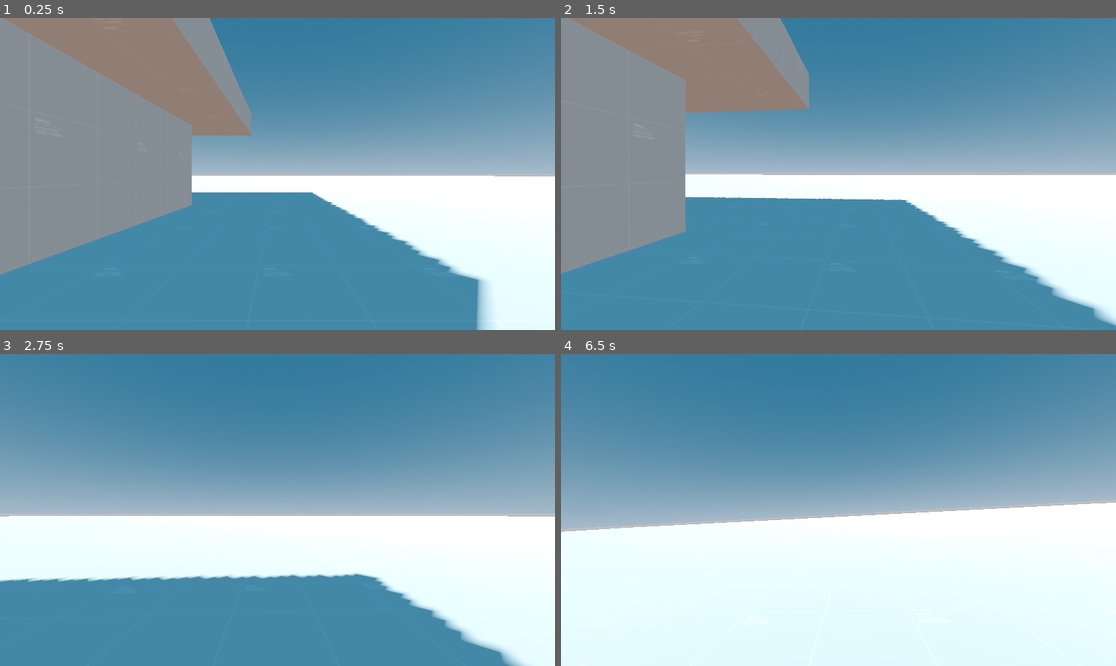
Above: before the commit, frames 1-4 (two rows, left to right).
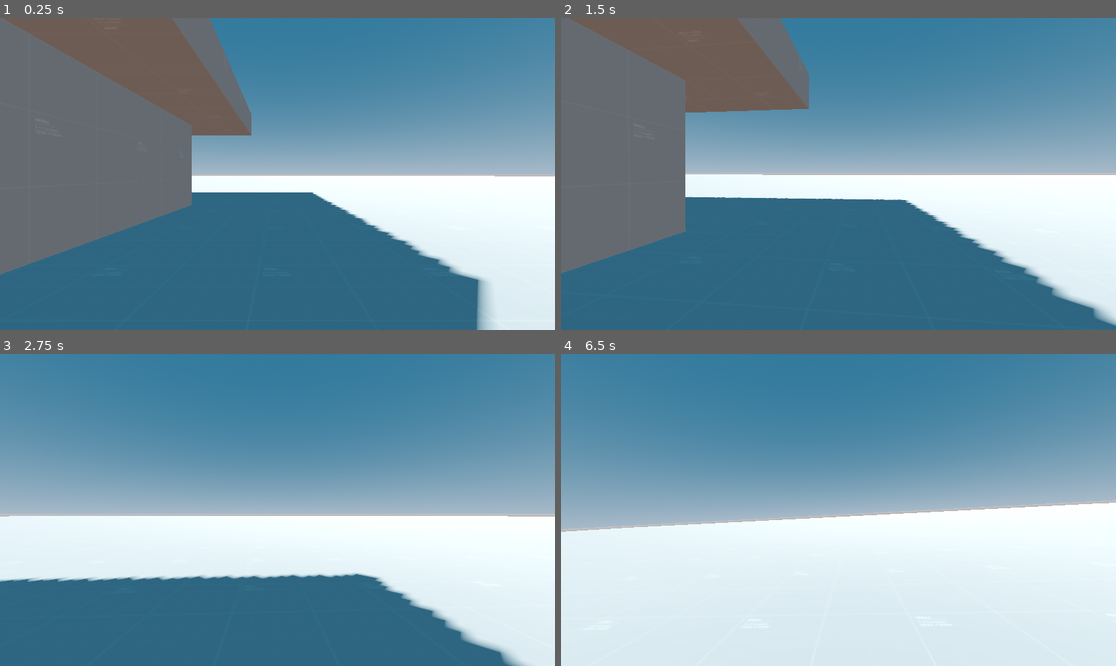
Above: after the commit, the same moments.

Repository: FlexTechDev/Tacticool
Game: Godot game, scene res://scene/testing/mechanics_playground.tscn
Same seed, same stepped clock (60 frames per second), same inputs: the game is played once before the commit and once after it.
Inputs (mouse positions are in pixels of both pictures, inside the frame that each line leads up to):
- Up to frame 1 (0.25 s): no input
- Up to frame 2 (1.5 s): tap Enter at 0.5 s; move the mouse to (866, 174) at 0.52 s; hold Ctrl (prone) 0.53-1.28 s; hold W (up) from 0.53 s (still down); tap Space (jump) at 0.77 s; move the mouse to (810, 174) at 1.27 s; tap C (crouch) at 1.35 s
- Up to frame 3 (2.75 s): keep holding W (up); tap Space (jump) at 1.52 s; tap Ctrl (prone) at 1.55 s; move the mouse to (288, 503) at 2.02 s; hold Ctrl (prone) from 2.03 s (still down)
- Up to frame 4 (6.5 s): move the mouse to (832, 516) at 2.77 s; release Ctrl (prone) at 2.78 s; tap Shift (sprint) at 2.85, 5.85 s; tap Space (jump) at 3.02, 3.77, 4.25, 4.52, 5.75, 6.02 s; tap Ctrl (prone) at 3.05, 4.55, 6.05 s; move the mouse to (877, 513) at 3.52 s; hold Ctrl (prone) 3.53-4.28 s; move the mouse to (794, 506) at 4.27 s; tap C (crouch) at 4.35 s; tap Enter at 5 s; move the mouse to (844, 510) at 5.02 s; hold Ctrl (prone) 5.03-5.78 s; move the mouse to (816, 503) at 5.77 s; release W (up) at 5.78 s; hold D (right) from 5.78 s (still down)

The runs differ from the first frame. In frame 1, 56% of the frame differs, in the area x 0-88%, y 0-100%; in frame 2, 54%; in frame 3, 23%; in frame 4, less than 0.1%.

Commit message:
running settings and ambient lighting changes (no sdfgi)

Diff:
--- a/assets/environment/default_environment.tres
+++ b/assets/environment/default_environment.tres
@@ -14,6 +14,7 @@
 background_mode = 2
 sky = SubResource("Sky_nghrk")
 ambient_light_source = 3
+ambient_light_sky_contribution = 0.5
 reflected_light_source = 2
 tonemap_mode = 1
 sdfgi_use_occlusion = true
--- a/scene/testing/art_playground.tscn
+++ b/scene/testing/art_playground.tscn
@@ -1,10 +1,11 @@
-[gd_scene load_steps=6 format=3 uid="uid://cs2yclglll3g2"]
+[gd_scene load_steps=7 format=3 uid="uid://cs2yclglll3g2"]
 
 [ext_resource type="PackedScene" uid="uid://brbhixox5wwvv" path="res://addons/kenney_prototype_tools/scenes/light/light_12.tscn" id="1_7b8ul"]
 [ext_resource type="PackedScene" uid="uid://w2qnw3oli03a" path="res://scene/weapons/ar15.tscn" id="2_vleym"]
 [ext_resource type="PackedScene" uid="uid://bb8p0c4cy2d37" path="res://assets/meshes/weapons/boolet/boolet.glb" id="3_nhb2a"]
 [ext_resource type="PackedScene" uid="uid://gigara33m4nv" path="res://assets/meshes/characters/soldier.glb" id="4_8igtj"]
 [ext_resource type="PackedScene" uid="uid://btxsip8fwa64c" path="res://assets/meshes/characters/soldier_arms.glb" id="5_x44xk"]
+[ext_resource type="PackedScene" uid="uid://dbleqt6a62dwv" path="res://assets/meshes/weapons/grenade/grenade.glb" id="6_empbf"]
 
 [node name="ArtPlayground" type="Node3D"]
 
@@ -28,3 +29,6 @@
 
 [node name="soldier_arms" parent="." instance=ExtResource("5_x44xk")]
 transform = Transform3D(-1, 0, 8.74228e-08, 0, 1, 0, -8.74228e-08, 0, -1, 6.28066, 0.00404064, 4.88503)
+
+[node name="grenade" parent="." instance=ExtResource("6_empbf")]
+transform = Transform3D(1, 0, 0, 0, 1, 0, 0, 0, 1, 7.96489, 0.15998, 4.98765)
--- a/scripts/player/camera/camera_motion_profile.gd
+++ b/scripts/player/camera/camera_motion_profile.gd
@@ -9,5 +9,5 @@
 
 func process_motion(camera: Camera3D, vector: Vector2, moving_time: float) -> float:
 	var corrected_rotation: float = Vector2(lean * vector.x, 0).rotated(camera.rotation.y).x;
-	camera.position.y = sin(moving_time * bob_pace * vector.y) * bob_magnitude;
+	camera.position.y = sin(moving_time * bob_pace * clamp(vector.y + vector.x, -1, 1)) * bob_magnitude;
 	return corrected_rotation;
--- a/scripts/player/movement/player_controller.gd
+++ b/scripts/player/movement/player_controller.gd
@@ -27,6 +27,8 @@
 		jump();
 	elif(Input.is_action_pressed("jump") && !is_on_floor() && try_vault() != Vector3.ZERO):
 		current_vault_position = try_vault();
+	elif(Input.is_action_pressed("prone") && !is_on_floor() && try_vault() != Vector3.ZERO):
+		current_vault_position = Vector3.ZERO;
 
 	if(current_vault_position != null && current_vault_position != Vector3.ZERO):
 		velocity = Vector3.ZERO;
Binary file added: assets/meshes/weapons/grenade/grenade.glb
Not shown, added: assets/meshes/weapons/grenade/grenade.glb.import
Binary file added: assets/meshes/weapons/grenade/grenade_pixel_grenade.png
Not shown, added: assets/meshes/weapons/grenade/grenade_pixel_grenade.png.import
